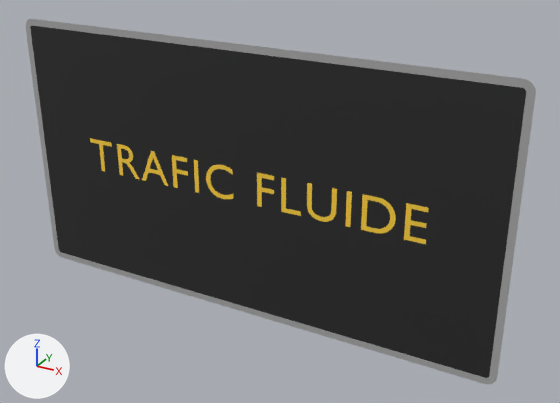
One commit to the glTF model panneaux/24_messages_dynamiques/MSG_TRAFIC_FLUIDE_TRAFIC_NORMAL_CIRCULATION_NORMALE.glb: the scene before it, then after it.
The view is the same before and after, from a camera (50 mm lens) standing at (1.051, -1.692, 0.83) and looking at (0.101, 0.037, -0.034). Lighting does not change. The marker at lower left points along +X, +Y and +Z. The first picture is the older version. Where no turn or scale is listed for an object, it has been applied to the vertices. Vertices at exactly the same position are counted once.

In view in the first picture: 'MSG_TRAFIC_FLUIDE_TRAFIC_NORMAL_CIRCULATION_NORMALE_cadre00', 'MSG_TRAFIC_FLUIDE_TRAFIC_NORMAL_CIRCULATION_NORMALE_fond01', 'MSG_TRAFIC_FLUIDE_TRAFIC_NORMAL_CIRCULATION_NORMALE_txt02' and 1 more.
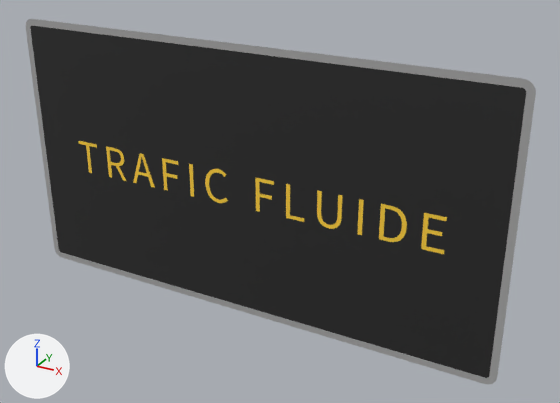
Pixel boxes [x1, y1, x2, y2] of what changed, in the pictures (560 x 403 px; the box of a moved part takes in the faces that stretch with it):
'MSG_TRAFIC_FLUIDE_TRAFIC_NORMAL_CIRCULATION_NORMALE_txt02', reshaped (9% wider, 7% taller): before [90, 138, 428, 244]; after [78, 141, 447, 254]
part 1 of me_t_550, added: after [357, 199, 364, 235]
part 2 of me_t_550, added: after [189, 164, 194, 197]
part 3 of me_t_550, rebuilt (16% narrower): before [307, 183, 337, 222]; after [317, 190, 342, 229]
part 4 of me_t_550, rebuilt (11% wider): before [257, 173, 274, 207]; after [255, 177, 274, 212]
part 5 of me_t_550, rebuilt (10% narrower): before [281, 177, 301, 216]; after [286, 184, 304, 222]
part 6 of me_t_550, added (yellow): after [379, 204, 407, 242]
part 7 of me_t_550, added: after [133, 153, 155, 188]
part 8 of me_t_550, added: after [421, 213, 447, 254]
part 9 of me_t_550, added: after [162, 158, 179, 191]
part 10 of me_t_550, added: after [78, 141, 97, 173]
part 11 of me_t_550, deleted (yellow): before [361, 194, 396, 234]
part 12 of me_t_550, deleted: before [345, 191, 352, 227]
part 13 of me_t_550, deleted: before [194, 160, 199, 193]
part 14 of me_t_550, moved or reshaped: before [90, 138, 234, 199]; after [106, 146, 228, 203]
part 15 of me_t_550, deleted (yellow): before [404, 203, 428, 244]

The change, as a diff of the scene's bpy script:
```diff
--- a/panneaux/24_messages_dynamiques/MSG_TRAFIC_FLUIDE_TRAFIC_NORMAL_CIRCULATION_NORMALE.glb.py
+++ b/panneaux/24_messages_dynamiques/MSG_TRAFIC_FLUIDE_TRAFIC_NORMAL_CIRCULATION_NORMALE.glb.py
@@ me_t_550 @@
 # used by ob_msg_trafic_fluide_trafic_normal_circulation_normale_txt02; location = (0.0, -0.002, 0.0)
-me_t_550.from_pydata(...)  # 778 vertices, 1520 faces; spans x -0.538..0.536, y 0.0, z -0.045..0.057
+me_t_550.from_pydata(...)  # 710 vertices, 1384 faces; spans x -0.587..0.584, y 0.0, z -0.061..0.042
+# me_t_550 part 1: a new loose piece, a box spanning x 0.3521..0.36465, y -0.0002..0.0002, z -0.05948..0.04052, in mat_ambre_dynamique (yellow #ffd33f)
+# me_t_550 part 2: a new loose piece, a box spanning x -0.17317..-0.16061, y -0.0002..0.0002, z -0.05948..0.04052, in mat_ambre_dynamique (yellow #ffd33f)
+# me_t_550 part 3: the loose piece of 156 vertices spanning x 0.204..0.29, y 0.0, z -0.045..0.056 is rebuilt with 108 vertices and now spans x 0.234..0.306, y 0.0, z -0.061..0.041
+# me_t_550 part 4: the loose piece of 20 vertices spanning x 0.051..0.104, y 0.0, z -0.044..0.056 is rebuilt with 20 vertices and now spans x 0.046..0.103, y 0.0, z -0.059..0.041
+# me_t_550 part 5: the loose piece of 12 vertices spanning x 0.127..0.186, y 0.0, z -0.044..0.056 is rebuilt with 12 vertices and now spans x 0.141..0.197, y 0.0, z -0.059..0.041
+# me_t_550 part 6: a new loose piece of 108 vertices spanning x 0.412..0.484, y 0.0, z -0.059..0.041, in mat_ambre_dynamique (yellow #ffd33f)
+# me_t_550 part 7: a new loose piece of 72 vertices spanning x -0.384..-0.302, y 0.0, z -0.059..0.041, in mat_ambre_dynamique (yellow #ffd33f)
+# me_t_550 part 8: a new loose piece of 24 vertices spanning x 0.525..0.584, y 0.0, z -0.059..0.041, in mat_ambre_dynamique (yellow #ffd33f)
+# me_t_550 part 9: a new loose piece of 20 vertices spanning x -0.268..-0.21, y 0.0, z -0.059..0.041, in mat_ambre_dynamique (yellow #ffd33f)
+# me_t_550 part 10: a new loose piece of 16 vertices spanning x -0.587..-0.514, y 0.0, z -0.059..0.041, in mat_ambre_dynamique (yellow #ffd33f)
+# me_t_550 part 11: the loose piece of 108 vertices spanning x 0.361..0.453, y 0.0, z -0.044..0.056 is deleted
+# me_t_550 part 12: the loose piece of 8 vertices spanning x 0.317..0.332, y 0.0, z -0.044..0.056 is deleted
+# me_t_550 part 13: the loose piece of 8 vertices spanning x -0.157..-0.142, y 0.0, z -0.044..0.056 is deleted
+# me_t_550 part 14: 436 vertices removed from x -0.538..-0.026, y 0.0, z -0.045..0.057; 308 vertices added at x -0.476..-0.045, y 0.0, z -0.061..0.042
+# me_t_550 part 15: 24 vertices removed from x 0.478..0.536, y 0.0, z -0.044..0.056
 me_t_550.materials.append(mat_ambre_dynamique)
```
